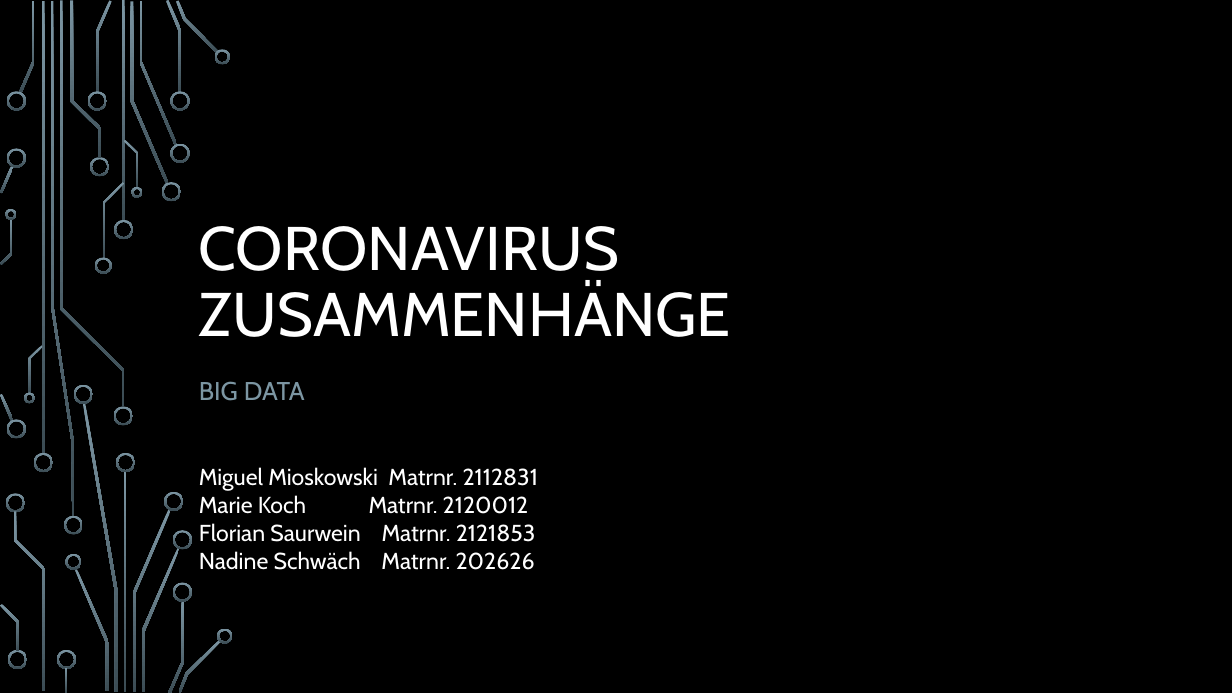
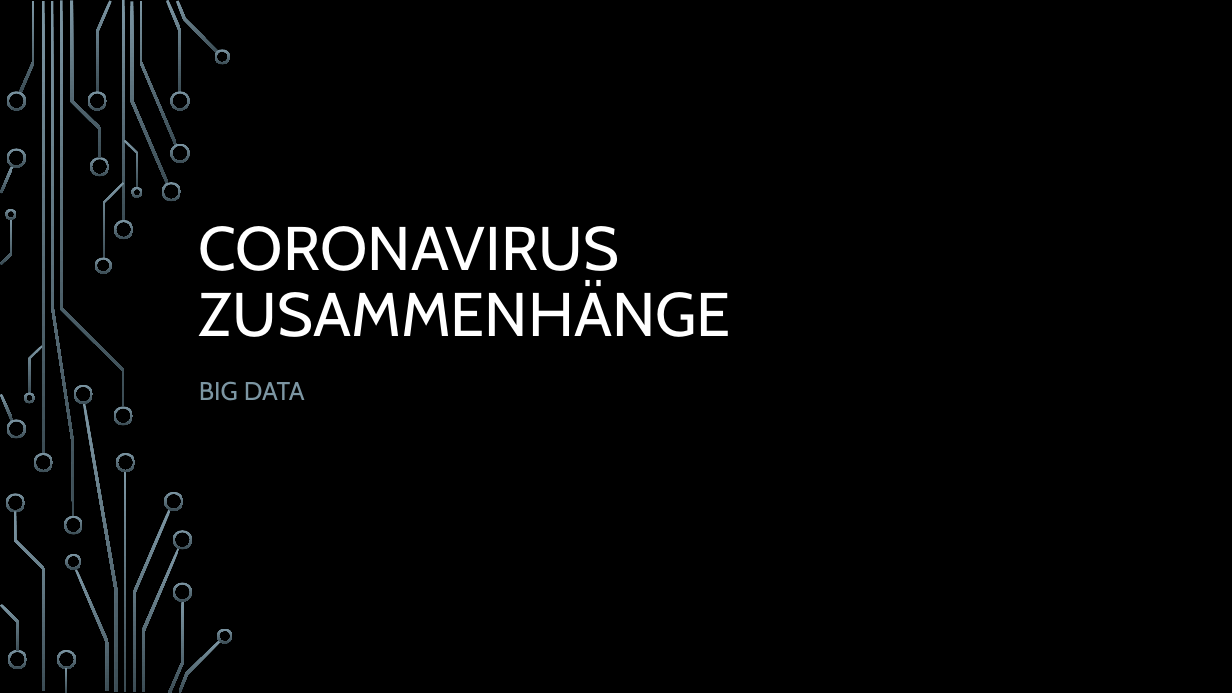
Before and after one commit to migge898/BigDataProject, a slide deck: slide 1 of Projekt.pptx. Drawn at 1232x693 pixels with LibreOffice and Linux fonts; fonts in the diff are those of the drawing; background and template pictures are left out. Boxes give left, top, right and bottom in pixels: in the first picture for what was removed or moved away, otherwise in the second. Text is boxed around its words. In the diff, an @@ line names an element or a change of style, - is before the commit and + after.

Commit message:
deleted personal information

```diff
--- a/Projekt.pptx
+++ b/Projekt.pptx
@@ text removed at <box>199,467,538,570</box> @@
-Miguel Mioskowski Matrnr. 2112831
-Marie Koch Matrnr. 2120012
-Florian Saurwein Matrnr. 2121853
-Nadine Schwäch Matrnr. 202626
```
